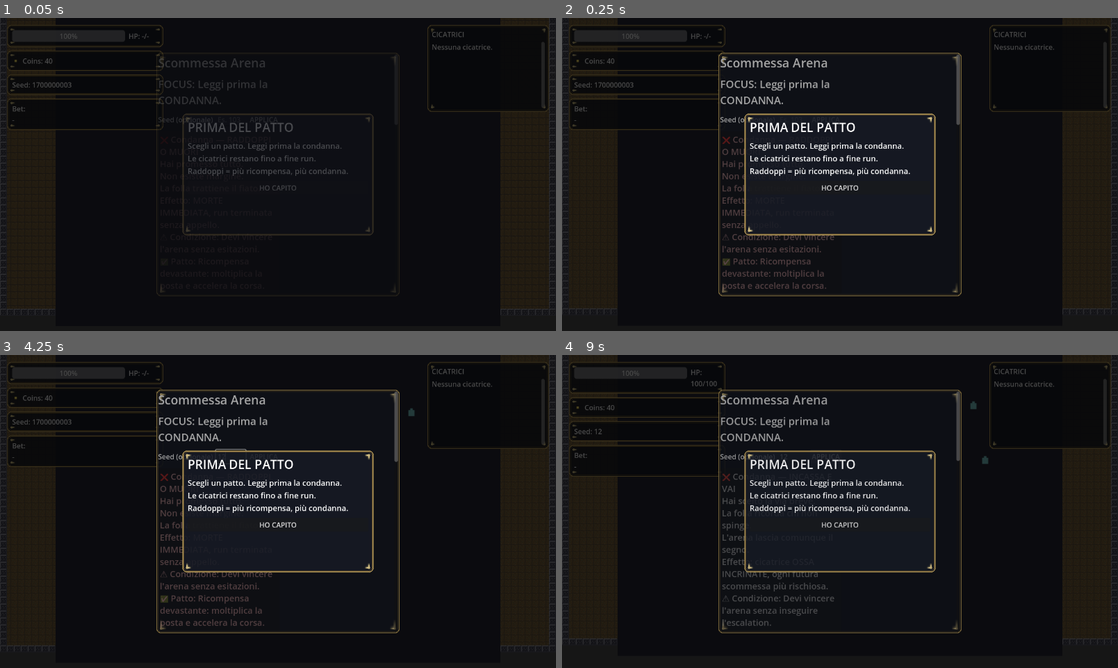
Above: before the commit, frames 1-4 (two rows, left to right).
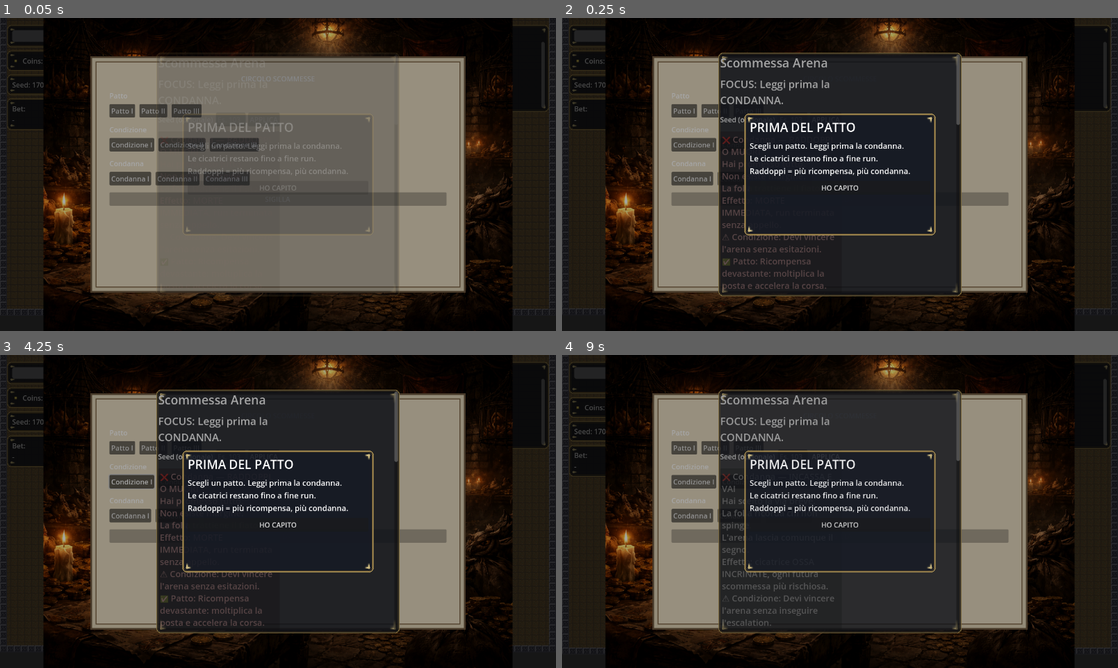
Above: after the commit, the same moments.

Repository: Faratas410/Gallicus-2.0
Game: Godot game, scene res://scenes/Main.tscn
Same seed, same stepped clock (60 frames per second), same inputs: the game is played once before the commit and once after it.
Inputs (mouse positions are in pixels of both pictures, inside the frame that each line leads up to):
- Up to frame 1 (0.05 s): no input
- Up to frame 2 (0.25 s): no input
- Up to frame 3 (4.25 s): click (233, 455) at 0.52 s; type "12" at 0.6 s; click (122, 448) at 1.25 s, where only the run after the commit has a clickable "Patto I"; click (155, 448) at 2 s, where only the run after the commit has a clickable "Patto II"; click (189, 448) at 2.75 s, where only the run after the commit has a clickable "Patto III"; click (133, 480) at 3.5 s, where only the run after the commit has a clickable "Condizione I"
- Up to frame 4 (9 s): click (745, 480) at 4.25 s, where only the run after the commit has a clickable "Condizione II"; click (795, 480) at 5 s, where only the run after the commit has a clickable "Condizione III"; click (689, 514) at 5.75 s, where only the run after the commit has a clickable "Condanna I"; click (739, 514) at 6.5 s, where only the run after the commit has a clickable "Condanna II"; click (789, 514) at 7.25 s, where only the run after the commit has a clickable "Condanna III"; click (840, 536) at 8 s, where only the run after the commit has a clickable "SIGILLA"; click "APPLICA" at 8.75 s

The runs differ from the first frame. In frame 1, 59% of the frame differs, in the area x 7-93%, y 0-99%; in frame 2, 25%; in frame 3, 25%; in frame 4, 37%.

Commit message:
Add betting circle modal and bet confirmation flow

Diff:
--- a/scenes/UI.tscn
+++ b/scenes/UI.tscn
@@ -4,6 +4,7 @@
 [ext_resource type="Theme" path="res://assets/ui/gallicus_ui_theme.tres" id="3"]
 [ext_resource type="Texture2D" path="res://assets/ui/ui_panel_96x64.png" id="4"]
 [ext_resource type="Texture2D" path="res://assets/sprites/coin_gold.png" id="5"]
+[ext_resource type="PackedScene" path="res://scenes/ui/BettingCircle.tscn" id="6"]
 [sub_resource type="StyleBoxTexture" id="StyleBoxTexture_1"]
 texture = ExtResource("4")
 texture_margin_left = 12.0
@@ -443,7 +444,7 @@
 
 [node name="BetConfirmButton" type="Button" parent="Modals/BetModal/BetPanel/BetScroll/BetVBox/BetConfirmRow"]
 custom_minimum_size = Vector2(120, 40)
-text = "CONFERMA"
+text = "SIGILLA"
 
 [node name="BuyTokenRow" type="HBoxContainer" parent="Modals/BetModal/BetPanel/BetScroll/BetVBox"]
 size_flags_horizontal = 3
@@ -470,6 +471,8 @@
 autowrap_mode = 2
 theme_override_font_sizes/font_size = 18
 text = "x1"
+
+[node name="BettingCircle" parent="Modals" instance=ExtResource("6")]
 
 [node name="PushLuckModal" type="Control" parent="Modals"]
 visible = false
--- /dev/null
+++ b/scenes/ui/BettingCircle.tscn
@@ -0,0 +1,165 @@
+[gd_scene format=3]
+
+[ext_resource type="Script" path="res://scripts/ui/betting_circle_ui.gd" id="1"]
+[ext_resource type="Texture2D" path="res://Circolo Scommesse.png" id="2"]
+
+[sub_resource type="StyleBoxFlat" id="StyleBoxFlat_1"]
+bg_color = Color(0.88, 0.83, 0.72, 1)
+border_width_left = 4
+border_width_top = 4
+border_width_right = 4
+border_width_bottom = 4
+border_color = Color(0.42, 0.34, 0.24, 1)
+
+[sub_resource type="StyleBoxFlat" id="StyleBoxFlat_2"]
+bg_color = Color(0.91, 0.86, 0.76, 1)
+border_width_left = 2
+border_width_top = 2
+border_width_right = 2
+border_width_bottom = 2
+border_color = Color(0.5, 0.4, 0.28, 1)
+
+[node name="BettingCircle" type="Control"]
+visible = false
+anchor_left = 0.0
+anchor_top = 0.0
+anchor_right = 1.0
+anchor_bottom = 1.0
+size_flags_horizontal = 3
+size_flags_vertical = 3
+mouse_filter = 1
+script = ExtResource("1")
+
+[node name="Background" type="TextureRect" parent="."]
+anchor_left = 0.0
+anchor_top = 0.0
+anchor_right = 1.0
+anchor_bottom = 1.0
+size_flags_horizontal = 3
+size_flags_vertical = 3
+mouse_filter = 1
+texture = ExtResource("2")
+expand_mode = 1
+stretch_mode = 5
+
+[node name="ContractPanel" type="Control" parent="."]
+anchor_left = 0.5
+anchor_top = 0.5
+anchor_right = 0.5
+anchor_bottom = 0.5
+offset_left = -420.0
+offset_top = -260.0
+offset_right = 420.0
+offset_bottom = 260.0
+size_flags_horizontal = 3
+size_flags_vertical = 3
+mouse_filter = 1
+
+[node name="PaperBack" type="Panel" parent="ContractPanel"]
+anchor_left = 0.0
+anchor_top = 0.0
+anchor_right = 1.0
+anchor_bottom = 1.0
+offset_left = -12.0
+offset_top = -12.0
+offset_right = 12.0
+offset_bottom = 12.0
+theme_override_styles/panel = SubResource("StyleBoxFlat_1")
+
+[node name="PaperFront" type="Panel" parent="ContractPanel"]
+anchor_left = 0.0
+anchor_top = 0.0
+anchor_right = 1.0
+anchor_bottom = 1.0
+theme_override_styles/panel = SubResource("StyleBoxFlat_2")
+
+[node name="ContractVBox" type="VBoxContainer" parent="ContractPanel"]
+anchor_left = 0.0
+anchor_top = 0.0
+anchor_right = 1.0
+anchor_bottom = 1.0
+offset_left = 32.0
+offset_top = 28.0
+offset_right = -32.0
+offset_bottom = -28.0
+size_flags_horizontal = 3
+size_flags_vertical = 3
+theme_override_constants/separation = 16
+
+[node name="TitleLabel" type="Label" parent="ContractPanel/ContractVBox"]
+text = "CIRCOLO SCOMMESSE"
+horizontal_alignment = 1
+
+[node name="PactSection" type="VBoxContainer" parent="ContractPanel/ContractVBox"]
+size_flags_horizontal = 3
+theme_override_constants/separation = 8
+
+[node name="PactLabel" type="Label" parent="ContractPanel/ContractVBox/PactSection"]
+text = "Patto"
+
+[node name="PactButtons" type="HBoxContainer" parent="ContractPanel/ContractVBox/PactSection"]
+size_flags_horizontal = 3
+theme_override_constants/separation = 10
+
+[node name="PactOption1" type="Button" parent="ContractPanel/ContractVBox/PactSection/PactButtons"]
+text = "Patto I"
+toggle_mode = true
+
+[node name="PactOption2" type="Button" parent="ContractPanel/ContractVBox/PactSection/PactButtons"]
+text = "Patto II"
+toggle_mode = true
+
+[node name="PactOption3" type="Button" parent="ContractPanel/ContractVBox/PactSection/PactButtons"]
+text = "Patto III"
+toggle_mode = true
+
+[node name="ConditionSection" type="VBoxContainer" parent="ContractPanel/ContractVBox"]
+size_flags_horizontal = 3
+theme_override_constants/separation = 8
+
+[node name="ConditionLabel" type="Label" parent="ContractPanel/ContractVBox/ConditionSection"]
+text = "Condizione"
+
+[node name="ConditionButtons" type="HBoxContainer" parent="ContractPanel/ContractVBox/ConditionSection"]
+size_flags_horizontal = 3
+theme_override_constants/separation = 10
+
+[node name="ConditionOption1" type="Button" parent="ContractPanel/ContractVBox/ConditionSection/ConditionButtons"]
+text = "Condizione I"
+toggle_mode = true
+
+[node name="ConditionOption2" type="Button" parent="ContractPanel/ContractVBox/ConditionSection/ConditionButtons"]
+text = "Condizione II"
+toggle_mode = true
+
+[node name="ConditionOption3" type="Button" parent="ContractPanel/ContractVBox/ConditionSection/ConditionButtons"]
+text = "Condizione III"
+toggle_mode = true
+
+[node name="SentenceSection" type="VBoxContainer" parent="ContractPanel/ContractVBox"]
+size_flags_horizontal = 3
+theme_override_constants/separation = 8
+
+[node name="SentenceLabel" type="Label" parent="ContractPanel/ContractVBox/SentenceSection"]
+text = "Condanna"
+
+[node name="SentenceButtons" type="HBoxContainer" parent="ContractPanel/ContractVBox/SentenceSection"]
+size_flags_horizontal = 3
+theme_override_constants/separation = 10
+
+[node name="SentenceOption1" type="Button" parent="ContractPanel/ContractVBox/SentenceSection/SentenceButtons"]
+text = "Condanna I"
+toggle_mode = true
+
+[node name="SentenceOption2" type="Button" parent="ContractPanel/ContractVBox/SentenceSection/SentenceButtons"]
+text = "Condanna II"
+toggle_mode = true
+
+[node name="SentenceOption3" type="Button" parent="ContractPanel/ContractVBox/SentenceSection/SentenceButtons"]
+text = "Condanna III"
+toggle_mode = true
+
+[node name="SigillaButton" type="Button" parent="ContractPanel/ContractVBox"]
+text = "SIGILLA"
+disabled = true
+size_flags_horizontal = 3
--- a/scripts/systems/game_events.gd
+++ b/scripts/systems/game_events.gd
@@ -15,6 +15,7 @@
 signal level_changed(level: int)
 signal xp_changed(xp: int, xp_required: int)
 signal bet_placed(bet_id: String, stake: int, odds: float)
+signal bet_confirmed(pact_id: StringName, condition_id: StringName, sentence_id: StringName)
 signal bet_ui_opened(bets: Array)
 signal bet_ui_closed
 signal betting_opened
--- a/scripts/systems/run_manager.gd
+++ b/scripts/systems/run_manager.gd
@@ -369,6 +369,9 @@
 	var bet_placed_callable: Callable = Callable(self, "_on_bet_placed")
 	if not GameEvents.bet_placed.is_connected(bet_placed_callable):
 		GameEvents.bet_placed.connect(bet_placed_callable)
+	var bet_confirmed_callable: Callable = Callable(self, "_on_bet_confirmed")
+	if GameEvents.has_signal("bet_confirmed") and not GameEvents.bet_confirmed.is_connected(bet_confirmed_callable):
+		GameEvents.bet_confirmed.connect(bet_confirmed_callable)
 	var betting_opened_callable: Callable = Callable(self, "_on_betting_opened")
 	if not GameEvents.betting_opened.is_connected(betting_opened_callable):
 		GameEvents.betting_opened.connect(betting_opened_callable)
@@ -1688,6 +1691,29 @@
 	load_next_arena()
 	_start_next_arena()
 
+func _on_bet_confirmed(pact_id: StringName, condition_id: StringName, sentence_id: StringName) -> void:
+	if LEVEL3_ENABLED:
+		return
+	if not _waiting_for_bet:
+		return
+	if _is_game_over:
+		return
+	if pact_id == &"" or condition_id == &"" or sentence_id == &"":
+		return
+	_waiting_for_bet = false
+	_waiting_for_push_luck = false
+	_bet_chain_level = 1
+	_current_bet_id = ""
+	run["betting_circle"] = {
+		"pact_id": String(pact_id),
+		"condition_id": String(condition_id),
+		"sentence_id": String(sentence_id),
+	}
+	GameEvents.betting_closed.emit()
+	set_phase(RunPhase.LIVE)
+	load_next_arena()
+	_start_next_arena()
+
 func _on_betting_opened() -> void:
 	_force_game_over_if_dead()
 
--- /dev/null
+++ b/scripts/ui/betting_circle_ui.gd
@@ -0,0 +1,106 @@
+extends Control
+class_name BettingCircleUI
+
+const PACT_ID_1: StringName = &"pact_1"
+const PACT_ID_2: StringName = &"pact_2"
+const PACT_ID_3: StringName = &"pact_3"
+const CONDITION_ID_1: StringName = &"condition_1"
+const CONDITION_ID_2: StringName = &"condition_2"
+const CONDITION_ID_3: StringName = &"condition_3"
+const SENTENCE_ID_1: StringName = &"sentence_1"
+const SENTENCE_ID_2: StringName = &"sentence_2"
+const SENTENCE_ID_3: StringName = &"sentence_3"
+
+@onready var sigilla_button: Button = $ContractPanel/ContractVBox/SigillaButton as Button
+@onready var pact_button_1: Button = $ContractPanel/ContractVBox/PactSection/PactButtons/PactOption1 as Button
+@onready var pact_button_2: Button = $ContractPanel/ContractVBox/PactSection/PactButtons/PactOption2 as Button
+@onready var pact_button_3: Button = $ContractPanel/ContractVBox/PactSection/PactButtons/PactOption3 as Button
+@onready var condition_button_1: Button = $ContractPanel/ContractVBox/ConditionSection/ConditionButtons/ConditionOption1 as Button
+@onready var condition_button_2: Button = $ContractPanel/ContractVBox/ConditionSection/ConditionButtons/ConditionOption2 as Button
+@onready var condition_button_3: Button = $ContractPanel/ContractVBox/ConditionSection/ConditionButtons/ConditionOption3 as Button
+@onready var sentence_button_1: Button = $ContractPanel/ContractVBox/SentenceSection/SentenceButtons/SentenceOption1 as Button
+@onready var sentence_button_2: Button = $ContractPanel/ContractVBox/SentenceSection/SentenceButtons/SentenceOption2 as Button
+@onready var sentence_button_3: Button = $ContractPanel/ContractVBox/SentenceSection/SentenceButtons/SentenceOption3 as Button
+
+var selected_pact_id: StringName = &""
+var selected_condition_id: StringName = &""
+var selected_sentence_id: StringName = &""
+
+func _ready() -> void:
+	visible = false
+	var pact_group: ButtonGroup = ButtonGroup.new()
+	var condition_group: ButtonGroup = ButtonGroup.new()
+	var sentence_group: ButtonGroup = ButtonGroup.new()
+	var pact_buttons: Array[Button] = [pact_button_1, pact_button_2, pact_button_3]
+	var condition_buttons: Array[Button] = [condition_button_1, condition_button_2, condition_button_3]
+	var sentence_buttons: Array[Button] = [sentence_button_1, sentence_button_2, sentence_button_3]
+	_setup_group(pact_buttons, pact_group)
+	_setup_group(condition_buttons, condition_group)
+	_setup_group(sentence_buttons, sentence_group)
+	pact_button_1.pressed.connect(_on_pact_selected.bind(PACT_ID_1))
+	pact_button_2.pressed.connect(_on_pact_selected.bind(PACT_ID_2))
+	pact_button_3.pressed.connect(_on_pact_selected.bind(PACT_ID_3))
+	condition_button_1.pressed.connect(_on_condition_selected.bind(CONDITION_ID_1))
+	condition_button_2.pressed.connect(_on_condition_selected.bind(CONDITION_ID_2))
+	condition_button_3.pressed.connect(_on_condition_selected.bind(CONDITION_ID_3))
+	sentence_button_1.pressed.connect(_on_sentence_selected.bind(SENTENCE_ID_1))
+	sentence_button_2.pressed.connect(_on_sentence_selected.bind(SENTENCE_ID_2))
+	sentence_button_3.pressed.connect(_on_sentence_selected.bind(SENTENCE_ID_3))
+	sigilla_button.pressed.connect(_on_sigilla_pressed)
+	_reset_button_state()
+
+func open() -> void:
+	reset()
+	visible = true
+	if GameEvents.has_signal("modal_opened"):
+		GameEvents.modal_opened.emit("betting_circle")
+
+func close() -> void:
+	visible = false
+	if GameEvents.has_signal("modal_closed"):
+		GameEvents.modal_closed.emit("betting_circle")
+
+func reset() -> void:
+	selected_pact_id = &""
+	selected_condition_id = &""
+	selected_sentence_id = &""
+	_reset_button_state()
+
+func _setup_group(buttons: Array[Button], group: ButtonGroup) -> void:
+	for button: Button in buttons:
+		button.toggle_mode = true
+		button.button_group = group
+
+func _reset_button_state() -> void:
+	pact_button_1.button_pressed = false
+	pact_button_2.button_pressed = false
+	pact_button_3.button_pressed = false
+	condition_button_1.button_pressed = false
+	condition_button_2.button_pressed = false
+	condition_button_3.button_pressed = false
+	sentence_button_1.button_pressed = false
+	sentence_button_2.button_pressed = false
+	sentence_button_3.button_pressed = false
+	_update_sigilla_state()
+
+func _on_pact_selected(pact_id: StringName) -> void:
+	selected_pact_id = pact_id
+	_update_sigilla_state()
+
+func _on_condition_selected(condition_id: StringName) -> void:
+	selected_condition_id = condition_id
+	_update_sigilla_state()
+
+func _on_sentence_selected(sentence_id: StringName) -> void:
+	selected_sentence_id = sentence_id
+	_update_sigilla_state()
+
+func _on_sigilla_pressed() -> void:
+	if selected_pact_id == &"" or selected_condition_id == &"" or selected_sentence_id == &"":
+		return
+	GameEvents.bet_confirmed.emit(selected_pact_id, selected_condition_id, selected_sentence_id)
+	close()
+
+func _update_sigilla_state() -> void:
+	var ready: bool = selected_pact_id != &"" and selected_condition_id != &"" and selected_sentence_id != &""
+	sigilla_button.disabled = not ready
--- a/scripts/ui/ui_root.gd
+++ b/scripts/ui/ui_root.gd
@@ -13,6 +13,7 @@
 @onready var player_hp_label: Label = get_node_or_null("HUD/SafeMargin/TopRow/LeftColumn/PlayerHPRow/PlayerHPContent/PlayerHPLabel") as Label
 @onready var seed_label: Label = get_node_or_null("HUD/SafeMargin/TopRow/LeftColumn/SeedRow/SeedLabel") as Label
 @onready var bet_modal: Control = _req("Modals/BetModal") as Control
+@onready var betting_circle: BettingCircleUI = get_node_or_null("Modals/BettingCircle") as BettingCircleUI
 @onready var bet_panel: Panel = _req("Modals/BetModal/BetPanel") as Panel
 @onready var buy_token_button: Button = get_node_or_null("Modals/BetModal/BetPanel/BetScroll/BetVBox/BuyTokenRow/BuyTokenVBox/BuyTokenButton") as Button
 @onready var buy_token_info: Label = get_node_or_null("Modals/BetModal/BetPanel/BetScroll/BetVBox/BuyTokenRow/BuyTokenInfo") as Label
@@ -804,6 +805,9 @@
 		return
 	if push_luck_panel != null and push_luck_panel.visible:
 		return
+	if betting_circle != null:
+		betting_circle.open()
+		_set_bet_modal(false)
 
 func _on_arena_started(arena_index: int) -> void:
 	if arena_index >= 1:
Not shown, added: docs/art_missing_assets.md
